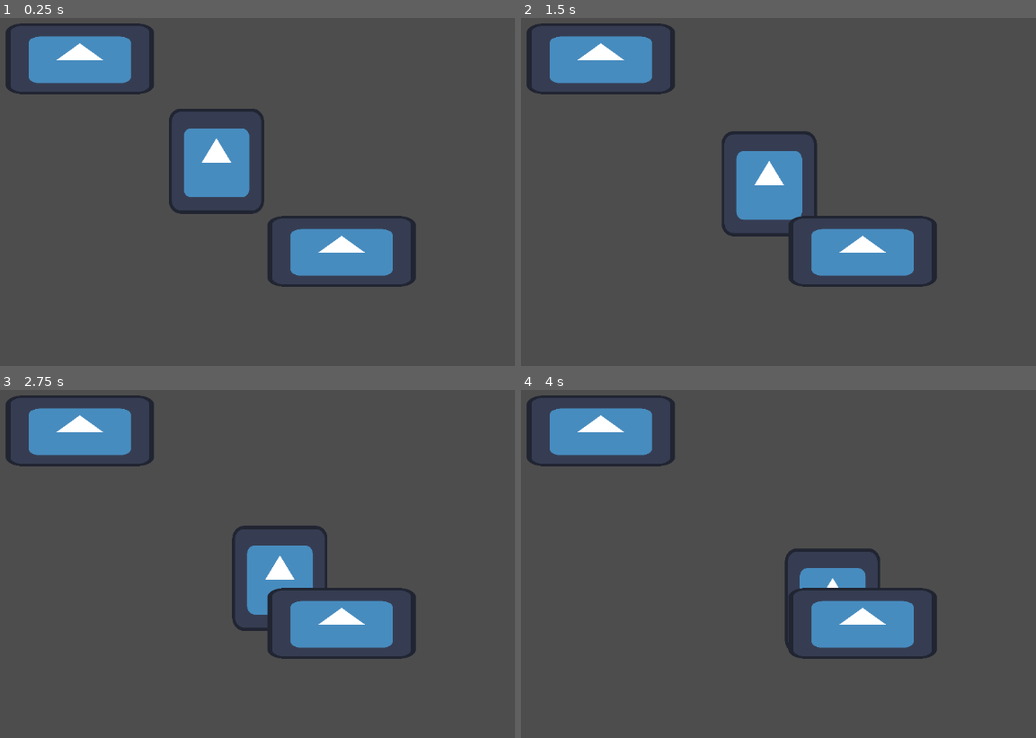
Above: before the commit, frames 1-4 (two rows, left to right).
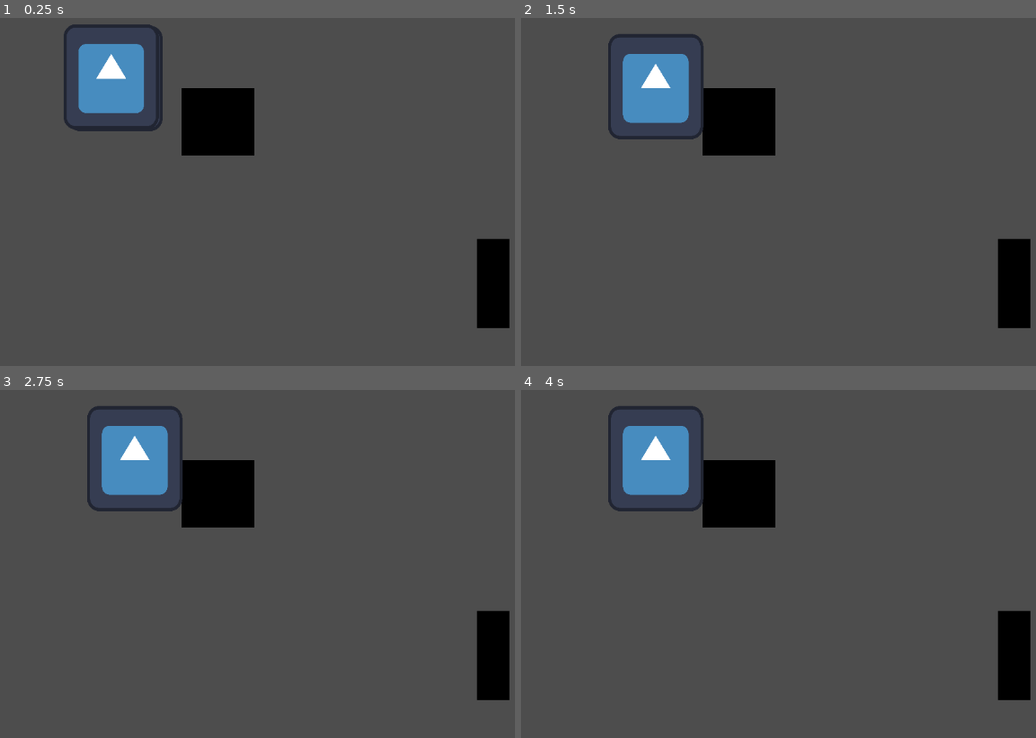
Above: after the commit, the same moments.

Repository: Nuxnuxx/gamejam-2024
Game: Godot game, scene res://main.tscn
Same seed, same stepped clock (60 frames per second), same inputs: the game is played once before the commit and once after it. The engine's default icon, where the game draws it, is replaced by a stand-in: a white triangle on a blue panel in a dark square.
Inputs:
- Up to frame 1 (0.25 s): no input
- Up to frame 2 (1.5 s): no input
- Up to frame 3 (2.75 s): no input
- Up to frame 4 (4 s): no input

The runs differ from the first frame. In frame 1, 15% of the frame differs, in the area x 1-99%, y 1-90%; in frame 2, 16%; in frame 3, 16%; in frame 4, 14%.

Commit message:
feat: mob spawn on map

Diff:
--- /dev/null
+++ b/Actors/Building/Building.gd
@@ -0,0 +1,4 @@
+extends Area2D
+
+func _ready():
+	self.add_to_group("BUILD", true)
--- /dev/null
+++ b/Actors/Building/Building.tscn
@@ -0,0 +1,23 @@
+[gd_scene load_steps=5 format=3 uid="uid://xegxwc3xy61w"]
+
+[ext_resource type="Script" path="res://Actors/Building/Building.gd" id="1_5hbh2"]
+
+[sub_resource type="Gradient" id="Gradient_3xod2"]
+
+[sub_resource type="GradientTexture2D" id="GradientTexture2D_gr2st"]
+gradient = SubResource("Gradient_3xod2")
+fill_from = Vector2(1, 0)
+
+[sub_resource type="RectangleShape2D" id="RectangleShape2D_3bh6v"]
+size = Vector2(64, 64)
+
+[node name="Building" type="Area2D"]
+position = Vector2(0, 3.8147e-06)
+scale = Vector2(0.25, 0.234375)
+script = ExtResource("1_5hbh2")
+
+[node name="Sprite2d" type="Sprite2D" parent="."]
+texture = SubResource("GradientTexture2D_gr2st")
+
+[node name="CollisionShape2D" type="CollisionShape2D" parent="."]
+shape = SubResource("RectangleShape2D_3bh6v")
--- /dev/null
+++ b/Actors/Ennemy/Ennemy_Base/Ennemy_Base.tscn
@@ -0,0 +1,45 @@
+[gd_scene load_steps=6 format=3 uid="uid://cj0t6co6vbhsn"]
+
+[ext_resource type="Script" path="res://Actors/Ennemy/Ennemy_Base/ennemy_base.gd" id="1_ybgna"]
+[ext_resource type="Texture2D" uid="uid://cdioqhgvwen3d" path="res://icon.svg" id="2_bbsvv"]
+
+[sub_resource type="SpriteFrames" id="SpriteFrames_0mhce"]
+animations = [{
+"frames": [{
+"duration": 1.0,
+"texture": ExtResource("2_bbsvv")
+}],
+"loop": true,
+"name": &"default",
+"speed": 5.0
+}]
+
+[sub_resource type="CircleShape2D" id="CircleShape2D_oijeq"]
+radius = 76.0066
+
+[sub_resource type="CircleShape2D" id="CircleShape2D_5at6h"]
+radius = 28.2843
+
+[node name="EnnemyBase" type="CharacterBody2D"]
+light_mask = 2
+visibility_layer = 2
+collision_layer = 3
+collision_mask = 2
+script = ExtResource("1_ybgna")
+
+[node name="AnimatedSprite2D" type="AnimatedSprite2D" parent="."]
+position = Vector2(0.999998, -1)
+scale = Vector2(0.149414, 0.164646)
+sprite_frames = SubResource("SpriteFrames_0mhce")
+
+[node name="Area2D" type="Area2D" parent="."]
+
+[node name="CollisionShape2D" type="CollisionShape2D" parent="Area2D"]
+shape = SubResource("CircleShape2D_oijeq")
+
+[node name="CollisionShape2D" type="CollisionShape2D" parent="."]
+visible = false
+shape = SubResource("CircleShape2D_5at6h")
+disabled = true
+
+[connection signal="area_entered" from="Area2D" to="." method="_on_area_2d_area_entered"]
--- a/Actors/Ennemy/Ennemy_Base/ennemy_base.gd
+++ b/Actors/Ennemy/Ennemy_Base/ennemy_base.gd
@@ -7,6 +7,8 @@
 
 const game_manager = preload("res://game_manager/game_manager.gd")
 const wawe_manager = preload("res://game_manager/wawe_manager.gd")
+var attacking = false
+
 func set_health_to_zero()-> void:
 	if health != 0:
 		health = 0
@@ -29,15 +31,16 @@
 	return closest_node
 
 func move_to(node: Node)-> void:
-	var direction = Vector2(node.global_position.x - global_position.x, node.global_position.y - global_position.y)
-	if direction.length() != 0:
-		velocity = direction.normalized() * speed
+	var direction = Vector2(node.global_position.x - global_position.x, node.global_position.y - global_position.y).normalized()
+	if direction.length() != 0 && !attacking:
+		velocity.x = direction.x * speed
+		velocity.y = direction.y * speed
 		move_and_slide()
 
 func _physics_process(delta):
 	var focused_node = get_focus_node()
 	move_to(focused_node)
 
-func _ready():
-	var result = wawe_manager.generate_wawe(10);
-	print(result)
+func _on_area_2d_area_entered(area):
+	if area.is_in_group("BUILD"):
+		attacking = true
--- a/Actors/Ennemy/Skeleton/Skeleton.gd
+++ /dev/null
@@ -1 +0,0 @@
-extends "res://Actors/Ennemy/Ennemy_Base/ennemy_base.gd"
--- a/Actors/Ennemy/Skeleton/Skeleton.tscn
+++ /dev/null
@@ -1,29 +0,0 @@
-[gd_scene load_steps=5 format=3 uid="uid://cj0t6co6vbhsn"]
-
-[ext_resource type="Script" path="res://Actors/Ennemy/Skeleton/Skeleton.gd" id="1_0wpc1"]
-[ext_resource type="Texture2D" uid="uid://cdioqhgvwen3d" path="res://icon.svg" id="2_bbsvv"]
-
-[sub_resource type="SpriteFrames" id="SpriteFrames_0mhce"]
-animations = [{
-"frames": [{
-"duration": 1.0,
-"texture": ExtResource("2_bbsvv")
-}],
-"loop": true,
-"name": &"default",
-"speed": 5.0
-}]
-
-[sub_resource type="CircleShape2D" id="CircleShape2D_04hyl"]
-radius = 99.4636
-
-[node name="Ennemy1" type="CharacterBody2D"]
-script = ExtResource("1_0wpc1")
-
-[node name="AnimatedSprite2D" type="AnimatedSprite2D" parent="."]
-position = Vector2(0.999998, -1)
-scale = Vector2(0.149414, 0.164646)
-sprite_frames = SubResource("SpriteFrames_0mhce")
-
-[node name="CollisionShape2D" type="CollisionShape2D" parent="."]
-shape = SubResource("CircleShape2D_04hyl")
--- a/Game_Manager/game_manager.gd
+++ /dev/null
@@ -1,16 +0,0 @@
-extends Node
-
-var type_focus = [
-	"BUILD",
-	"HOUSE",
-	"OBELISK",
-	"DEFENSE",
-	"CULT",
-]
-
-var codex_ennemies = {
-	"SKELETON": {
-		"difficulty": 5,
-		"difficultyMin": 0,
-	},
-}
--- /dev/null
+++ b/Map/Spawner.gd
@@ -0,0 +1,25 @@
+extends Node
+
+const wawe_manager = preload("res://game_manager/wawe_manager.gd")
+
+const ennemy_base = preload("res://Actors/Ennemy/Ennemy_Base/Ennemy_Base.tscn")
+
+var wawe_test = { "archer_skeleton": 4, "skeleton": 7 }
+
+
+
+func instance_entities_from_wawe(wawe: Dictionary)-> void:
+	var spawn_points = self.get_children()
+	var index = 0
+
+	for entity_type in wawe:
+		for index_instance in wawe[entity_type]:
+			await get_tree().create_timer(0.03).timeout
+			var instance = ennemy_base.instantiate()
+			instance.global_position = spawn_points[index].global_position
+
+			spawn_points[index].add_child(instance)
+			index = (index + 1) % len(spawn_points)
+
+func _ready():
+	instance_entities_from_wawe(wawe_test)
--- a/main.tscn
+++ b/main.tscn
@@ -1,19 +1,29 @@
 [gd_scene load_steps=3 format=3 uid="uid://q0kj70kue1w0"]
 
-[ext_resource type="PackedScene" uid="uid://cj0t6co6vbhsn" path="res://Actors/Ennemy/Skeleton/Skeleton.tscn" id="2_jegb4"]
-[ext_resource type="Texture2D" uid="uid://cdioqhgvwen3d" path="res://icon.svg" id="3_m5vqb"]
+[ext_resource type="PackedScene" uid="uid://xegxwc3xy61w" path="res://Actors/Building/Building.tscn" id="2_i17st"]
+[ext_resource type="Script" path="res://Map/Spawner.gd" id="3_2pspj"]
 
 [node name="Main_Scene" type="Node2D"]
 
-[node name="Ennemy1" parent="." instance=ExtResource("2_jegb4")]
-position = Vector2(375, 313)
+[node name="Spawner" type="Node" parent="."]
+script = ExtResource("3_2pspj")
 
-[node name="cible" type="Sprite2D" parent="." groups=["BUILD"]]
-position = Vector2(167, 155)
-scale = Vector2(0.231934, 0.111328)
-texture = ExtResource("3_m5vqb")
+[node name="SpawnPoint1" type="Marker2D" parent="Spawner"]
+position = Vector2(1032, 104)
 
-[node name="cible2" type="Sprite2D" parent="." groups=["BUILD"]]
-position = Vector2(587, 464)
-scale = Vector2(0.231934, 0.111328)
-texture = ExtResource("3_m5vqb")
+[node name="SpawnPoint2" type="Marker2D" parent="Spawner"]
+position = Vector2(107, 92)
+
+[node name="SpawnPoint3" type="Marker2D" parent="Spawner"]
+position = Vector2(973, 519)
+
+[node name="SpawnPoint4" type="Marker2D" parent="Spawner"]
+position = Vector2(158, 505)
+
+[node name="Building" parent="." instance=ExtResource("2_i17st")]
+position = Vector2(830.25, 515.625)
+scale = Vector2(0.804688, 2.23047)
+
+[node name="Building2" parent="." instance=ExtResource("2_i17st")]
+position = Vector2(388.5, 256.25)
+scale = Vector2(1.82812, 1.67969)
